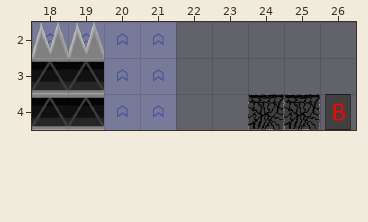
One commit to this Tiled map: core/assets/levels/level12.tmx. Above is the file before it was changed.
Cells are 64x64 px. Shown: x 18..26, y 2..4.
Now the later version:
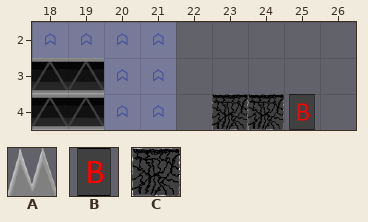
Key: from "ASEC P": A 1 "spike_tile", B 5 "end_block", C 6 "falling_block".
Objects are placed by their top-left corner, in cells (3,4 is the top-left corner of cell 3,4); size is 1x1 cell unless given.
Changes in this commit:
Layer "static":
Object B "end_block" at 26,4 becomes B "end_block" at 25,4.
Object A "spike_tile" at 18,2 is removed.
Object A "spike_tile" at 19,2 is removed.
Layer "block4":
Object C "falling_block" at 24,4 becomes C "falling_block" at 23,4.
Layer "block2":
Object C "falling_block" at 25,4 becomes C "falling_block" at 24,4.
Changed places in both pictures, as pixel boxes (x1, y1, x2, y2):
removed: (32, 22, 104, 58)
changed: (212, 94, 351, 130)
